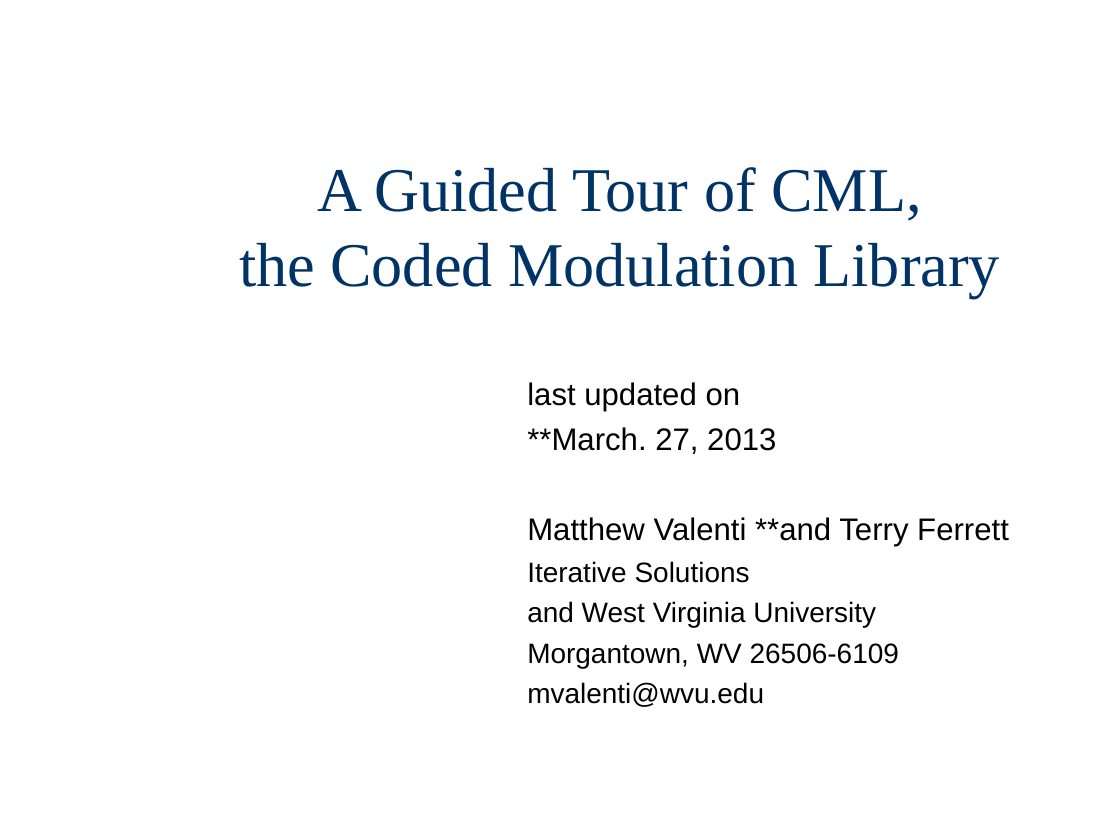
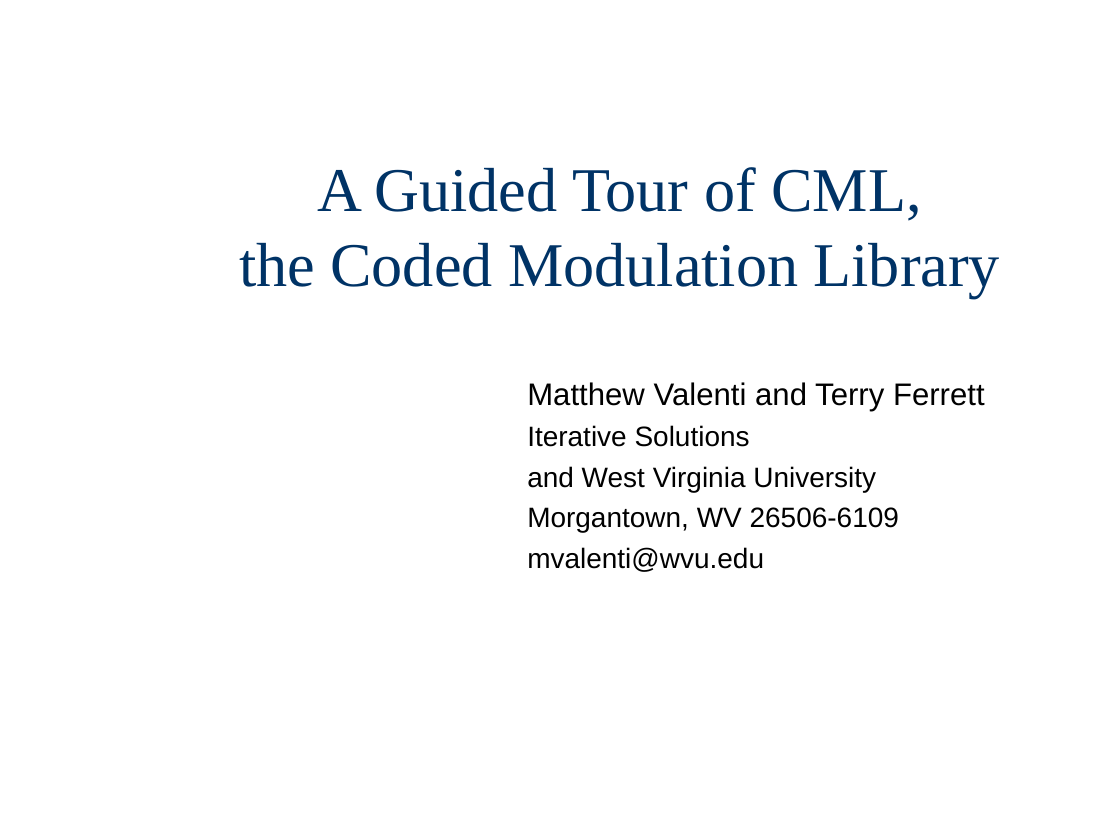
Before and after one commit to wvu-wcrl/CML, a slide deck: slide 1 of doc/src/CMLoverview.pptx. Drawn at 1120x840 pixels with LibreOffice and Linux fonts; fonts in the diff are those of the drawing. Boxes give left, top, right and bottom in pixels: in the first picture for what was removed or moved away, otherwise in the second. Text is boxed around its words. In the diff, an @@ line names an element or a change of style, - is before the commit and + after.

```diff
--- a/doc/src/CMLoverview.pptx
+++ b/doc/src/CMLoverview.pptx
@@ subtitle at [527, 382, 985, 411]: text changed @@
-last updated on
-**March. 27, 2013
-Matthew Valenti **and Terry Ferrett
+Matthew Valenti and Terry Ferrett
```
Also in this commit, not shown: 32 other slides changed, 4 other files.
